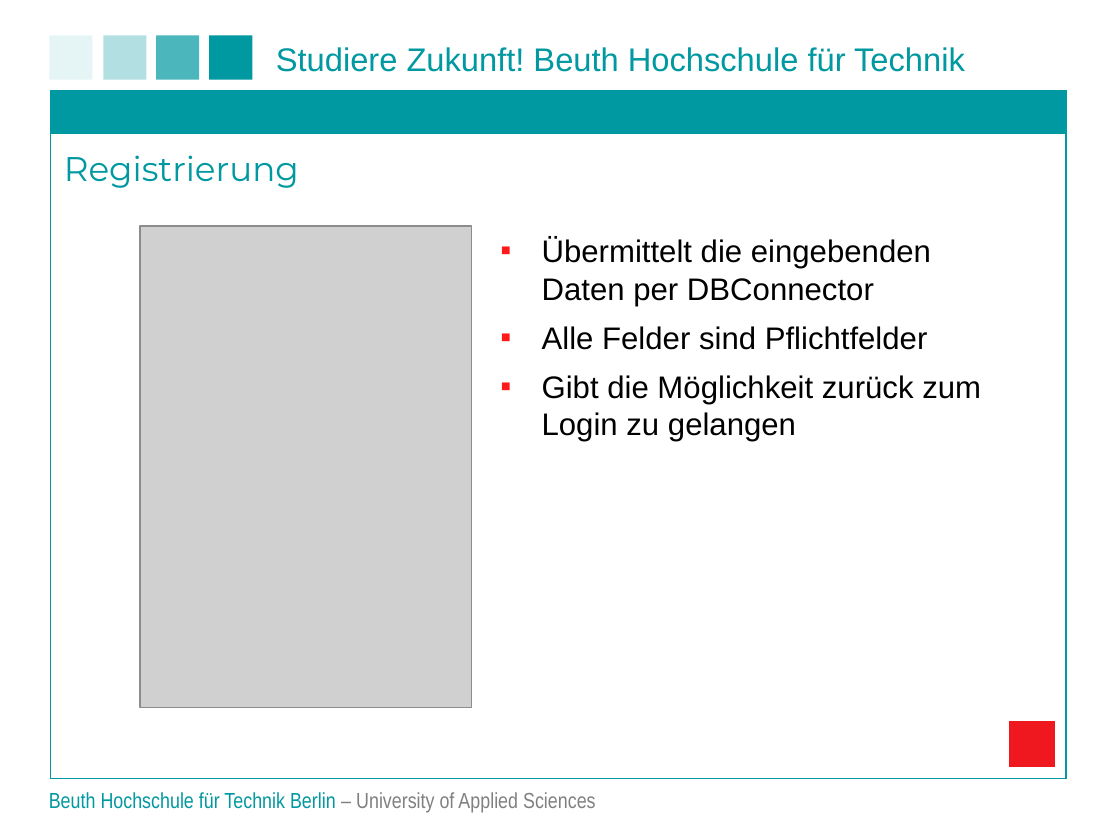
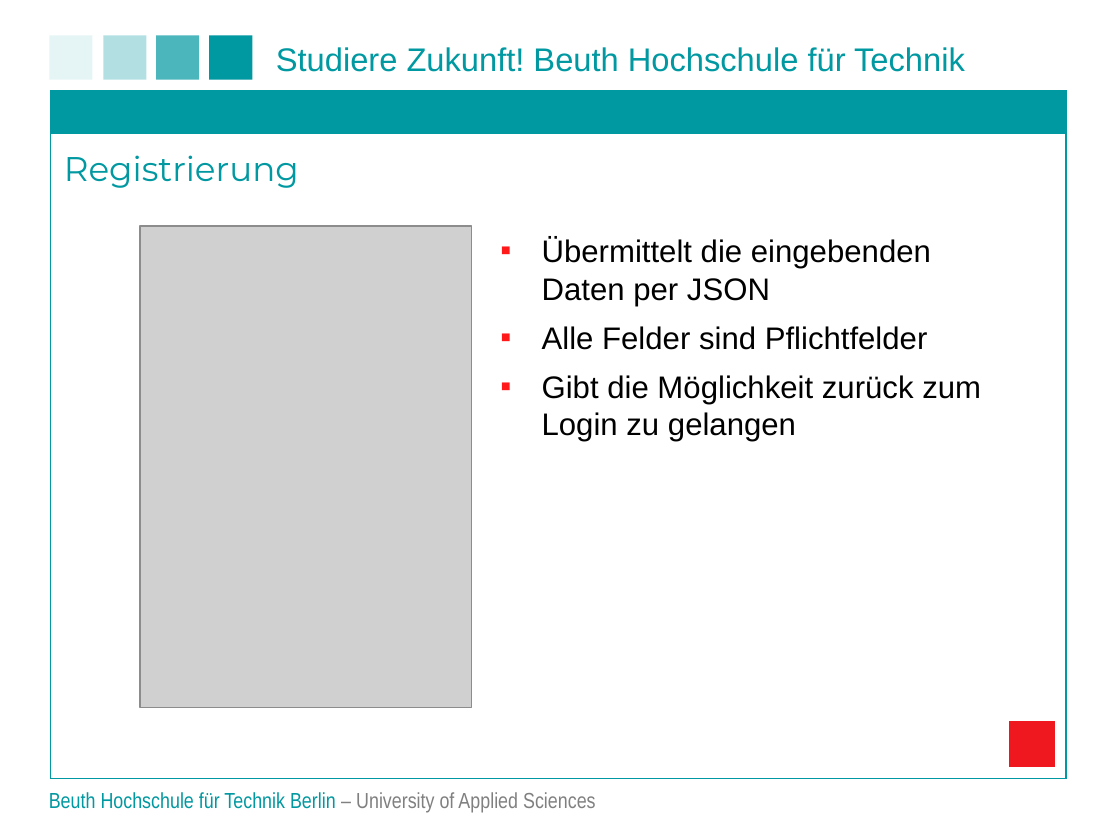
Before and after one commit to matt-han/TuerSpion, a slide deck: slide 10 of Projektpraesentation.ppt. Drawn at 1120x840 pixels with LibreOffice and Linux fonts; fonts in the diff are those of the drawing; grey boxes stand for pictures; background and template pictures are left out. Boxes give left, top, right and bottom in pixels: in the first picture for what was removed or moved away, otherwise in the second. Text is boxed around its words. In the diff, an @@ line names an element or a change of style, - is before the commit and + after.

```diff
--- a/Projektpraesentation.ppt
+++ b/Projektpraesentation.ppt
@@ text at [542,238,931,306]: text changed @@
-▪ Übermittelt die eingebenden Daten per DBConnector
+▪ Übermittelt die eingebenden Daten per JSON
```
Also in this commit, not shown: 8 other slides changed, 1 other file.
